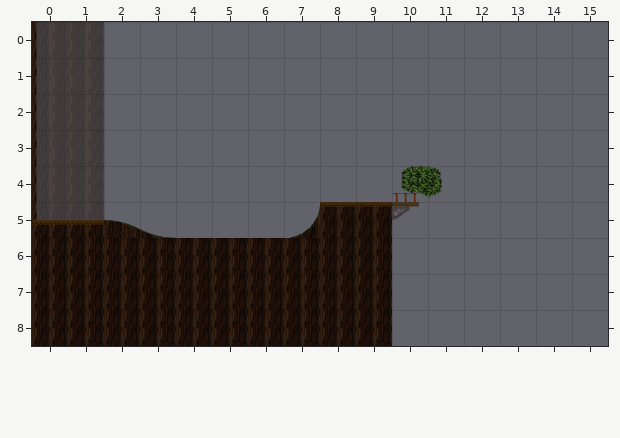
Tiled map -- assets/levels/R3/Z2.tmx. The picture above was drawn from the file before the commit.
Cells are 128x128 px. Shown: x 0..15, y 0..8.
The result:
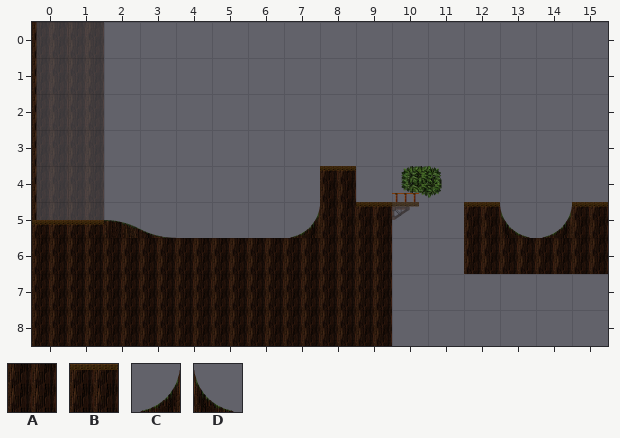
Key: from "128x128": A 1, B 16, C 56, D 57.
_ is an empty cell.
What changed:
Layer "LAYER0":
Tile B gives way to tile A in row 5 at x 8.
The edit adds tile A in row 6 at x 12 to 15.
The edit adds tile B in row 4 at x 8; in row 5 at x 12 and 15.
The edit adds tile C in row 5 at x 14.
The edit adds tile D in row 5 at x 13.
